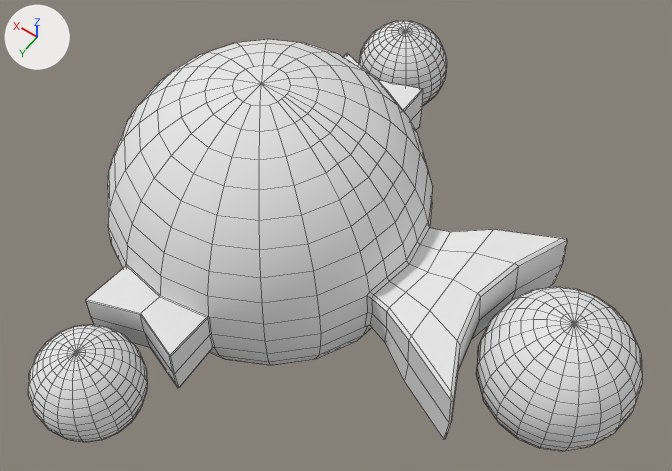
Renders of the OBJ model Assets/Meshes/EnemyShip_1_v1.obj from each side of a commit.
One viewpoint serves both versions: a 50 mm lens placed at (-18.8, 20.7, 40.6), pointed at (-4.0, 0.1, 8.1). Every picture has the same lights, and +X, +Y and +Z are marked at upper left. Mesh edges are drawn as thin lines. Where no turn or scale is listed for an object, it has been applied to the vertices.

Objects in the first picture: 'EnemyShip_1_v1'.
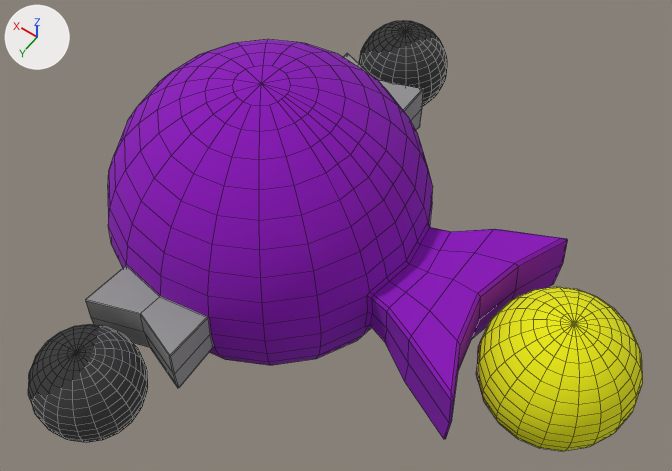
The change, as JSON lines over the scene's bpy script:
```json
{"op": "add", "block": "img_enemyship_1_v1_jpg", "code": ["img_enemyship_1_v1_jpg = load_image('EnemyShip_1_v1.jpg', 'EnemyShip_1_v1.jpg', 2048, 2048, 'sRGB')"]}
{"op": "add", "block": "mat_lambert2sg", "code": ["mat_lambert2sg = principled_material('lambert2SG')", "mat_lambert2sg.texture = img_enemyship_1_v1_jpg", "mat_lambert2sg.roughness = 1.0"]}
{"block": "me_enemyship_1_v1", "where": "me_enemyship_1_v1.from_pydata(...)  # 1718 vertices, 1770 faces; spans x -18.3..7.3, y -13.9..13.9, z 0.0..14.9"}
{"op": "remove", "block": "me_enemyship_1_v1", "code": "me_enemyship_1_v1.materials.append(mat_initialshadinggroup)  # white #e7e7e7"}
{"op": "add", "block": "me_enemyship_1_v1", "code": "me_enemyship_1_v1.materials.append(mat_lambert2sg)  # picture img_enemyship_1_v1_jpg"}
```

Where the change shows, as pixel boxes [x1, y1, x2, y2] in the pictures (672 x 471 px):
```json
{"object": "EnemyShip_1_v1", "change": "recoloured", "before": [28, 21, 643, 451], "after": [28, 21, 643, 451], "on screen": "white to purple"}
```
